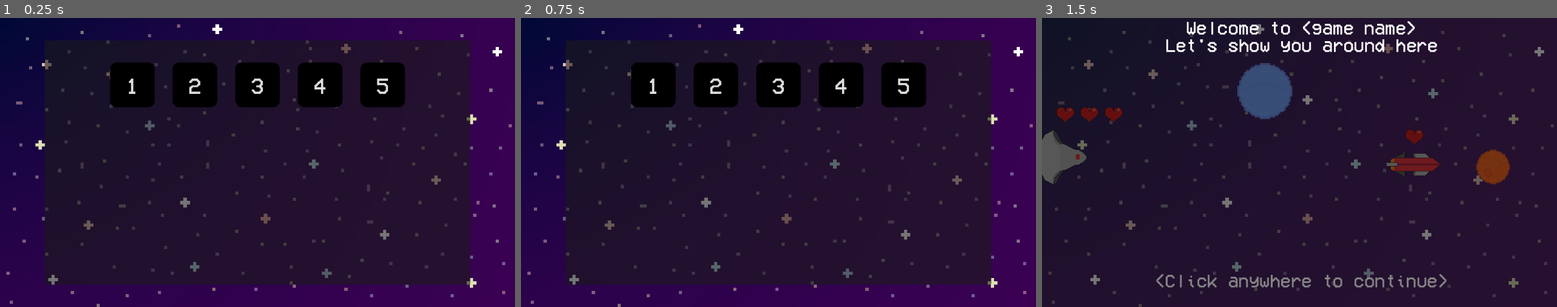
Above: before the commit, frames 1-3 (left to right).
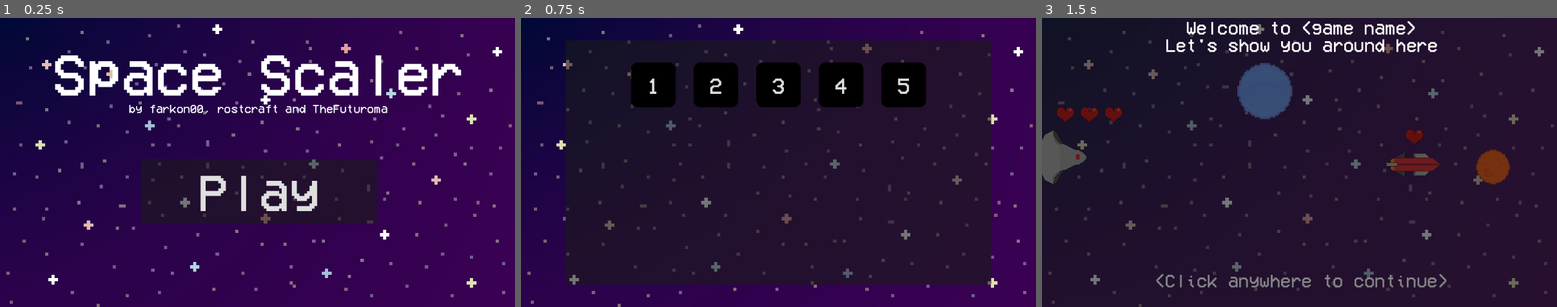
Above: after the commit, the same moments.

Repository: farkon00/GMTK2024
Game: Godot game, scene res://Main.tscn
Same seed, same stepped clock (60 frames per second), same inputs: the game is played once before the commit and once after it.
Inputs (mouse positions are in pixels of both pictures, inside the frame that each line leads up to):
- Up to frame 1 (0.25 s): no input
- Up to frame 2 (0.75 s): click (778, 191) at 0.5 s, where only the run after the commit has a clickable "Play"
- Up to frame 3 (1.5 s): click "1" at 1.25 s

The runs differ from the first frame. In frame 1, 57% of the frame differs, in the area x 8-92%, y 7-93%; in frame 2, nothing differs; in frame 3, nothing differs.

Commit message:
added main menu

Diff:
--- a/Main.tscn
+++ b/Main.tscn
@@ -120,6 +120,7 @@
 text = "Level Select"
 
 [node name="LevelSelectUI" type="Control" parent="GameManager"]
+visible = false
 layout_mode = 3
 anchors_preset = 0
 offset_right = 1152.0
@@ -208,9 +209,46 @@
 horizontal_alignment = 1
 vertical_alignment = 1
 
+[node name="MainMenuUI" type="Control" parent="GameManager"]
+layout_mode = 3
+anchors_preset = 0
+offset_right = 1152.0
+offset_bottom = 648.0
+
+[node name="Label" type="Label" parent="GameManager/MainMenuUI"]
+layout_mode = 0
+offset_top = 64.0
+offset_right = 1155.0
+offset_bottom = 228.0
+theme_override_fonts/font = ExtResource("6_gj6jp")
+theme_override_font_sizes/font_size = 131
+text = "Space Scaler"
+horizontal_alignment = 1
+
+[node name="Label2" type="Label" parent="GameManager/MainMenuUI"]
+layout_mode = 0
+offset_left = 288.0
+offset_top = 191.0
+offset_right = 867.0
+offset_bottom = 214.0
+theme_override_fonts/font = ExtResource("6_gj6jp")
+theme_override_font_sizes/font_size = 26
+text = "by farkon00, rostcraft and TheFuturoma"
+
+[node name="Button" type="Button" parent="GameManager/MainMenuUI"]
+layout_mode = 0
+offset_left = 316.0
+offset_top = 316.0
+offset_right = 843.0
+offset_bottom = 461.0
+theme_override_fonts/font = ExtResource("6_gj6jp")
+theme_override_font_sizes/font_size = 116
+text = "Play"
+
 [node name="LaserSound" type="AudioStreamPlayer" parent="GameManager"]
 stream = SubResource("AudioStreamMP3_5tp3f")
 parameters/looping = true
 
 [connection signal="pressed" from="GameManager/GameOverUI/Panel/VBoxContainer/LevelSelectButton" to="GameManager" method="_on_level_select_button_pressed"]
 [connection signal="pressed" from="GameManager/YouWinUI/Panel/VBoxContainer/LevelSelectButton" to="GameManager" method="_on_level_select_button_pressed"]
+[connection signal="pressed" from="GameManager/MainMenuUI/Button" to="GameManager" method="_on_play_button_pressed"]
--- a/Scripts/GameManager.gd
+++ b/Scripts/GameManager.gd
@@ -119,3 +119,7 @@
 			laser_sound.play()
 	else:
 		laser_sound.stop()
+
+func _on_play_button_pressed():
+	set_active($"MainMenuUI", false)
+	set_active($"LevelSelectUI", true)
